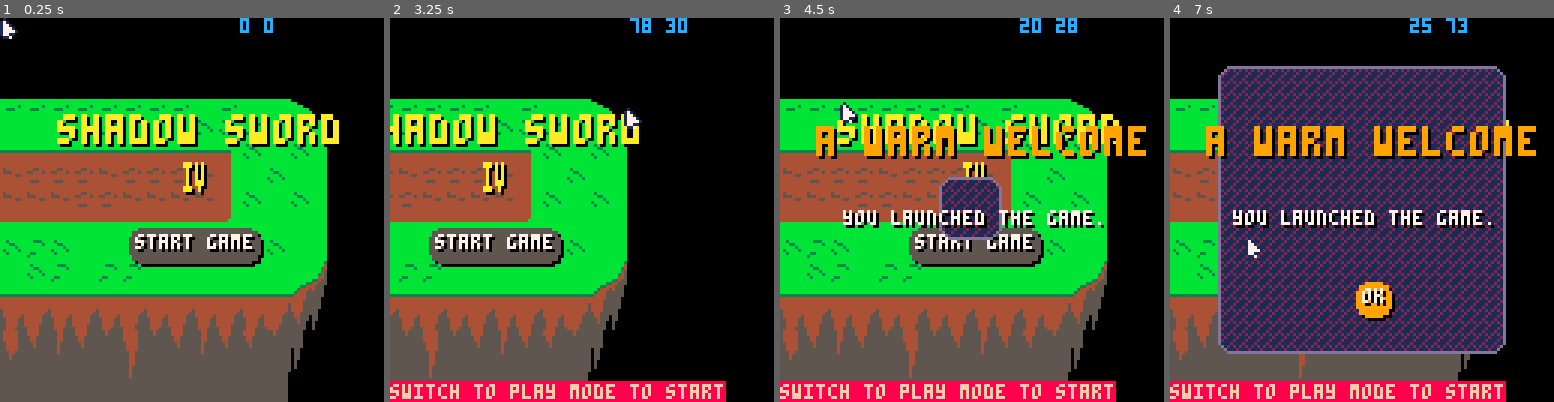
Above: before the commit, frames 1-4 (left to right).
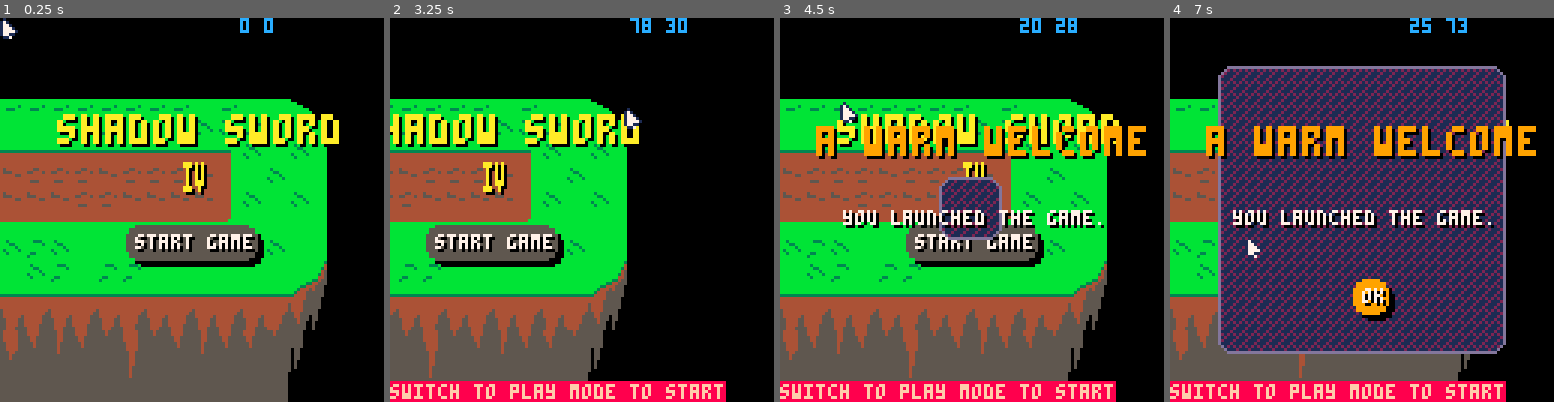
Above: after the commit, the same moments.

Repository: Mastoast/LDJam58
Game: PICO-8 cartridge ldjam58.p8
Two runs of this game, one before a commit and one after it. Both use one fixed random seed, a clock stepped at 60 frames per second and the inputs below.
Inputs (mouse positions are in pixels of both pictures, inside the frame that each line leads up to):
- Up to frame 1 (0.25 s): no input
- Up to frame 2 (3.25 s): tap X (X key) at 0.33, 1.07, 1.85, 2.97 s; click (670, 121) at 0.67 s; tap O (Z key) at 0.7, 1.7, 2.1, 2.5, 2.9 s; click (436, 267) at 1.22 s; hold Right 1.6-2.1 s; click (497, 114) at 1.77 s; hold Up 2.15-2.42 s; click (562, 259) at 2.32 s; hold Right 2.47-3.03 s; click (624, 106) at 2.87 s; hold Left from 3.08 s (still down)
- Up to frame 3 (4.5 s): tap O (Z key) at 3.3, 3.7, 4.1 s; click (1075, 256) at 3.42 s; release Left at 3.58 s; hold Down 3.63-3.97 s; click (841, 102) at 3.97 s; hold Right from 4.02 s (still down); tap X (X key) at 4.08 s
- Up to frame 4 (7 s): tap O (Z key) every 0.4 s from 4.5 to 6.9 s; click (1292, 248) at 4.52 s; release Right at 4.68 s; hold Up 4.73-5.03 s; click (1354, 94) at 5.07 s; hold Left 5.08-5.68 s; tap X (X key) at 5.2, 6.32 s; click (1419, 244) at 5.62 s; hold Down 5.73-6.03 s; hold Right 6.08-6.58 s; click (1481, 90) at 6.17 s; hold Right from 6.63 s (still down); click (1246, 236) at 6.72 s

The runs differ from the first frame. In frame 1, 0.6% of the frame differs, in the area x 32-68%, y 53-65%; in frame 2, 0.6%; in frame 3, 0.4%; in frame 4, 0.2%.

Commit message:
Better button margin

Diff:
--- a/objects.lua
+++ b/objects.lua
@@ -64,7 +64,7 @@
 function button.draw(self)
     local color = self.hover and self.sc or self.c
     rrectfill(self.x - self.margin + 1, self.y - self.margin + 1, self.hit_w, self.hit_h, 3, 0)
-    rrectfill(self.x - self.margin, self.y - self.margin, self.hit_w, self.hit_h, 3, color)
+    rrectfill(self.x - self.margin-1, self.y - self.margin-1, self.hit_w, self.hit_h, 3, color)
     print(self.text, self.x + 1, self.y + 1, 0)
     print(self.text, self.x, self.y, self.ctxt)
 end
